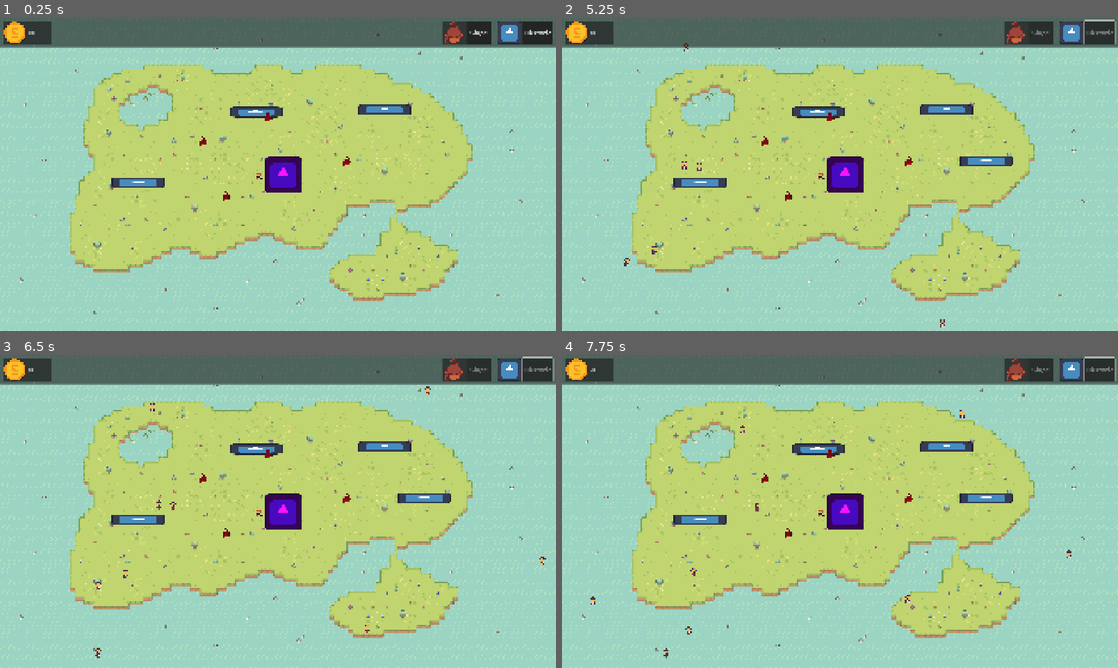
Above: before the commit, frames 1-4 (two rows, left to right).
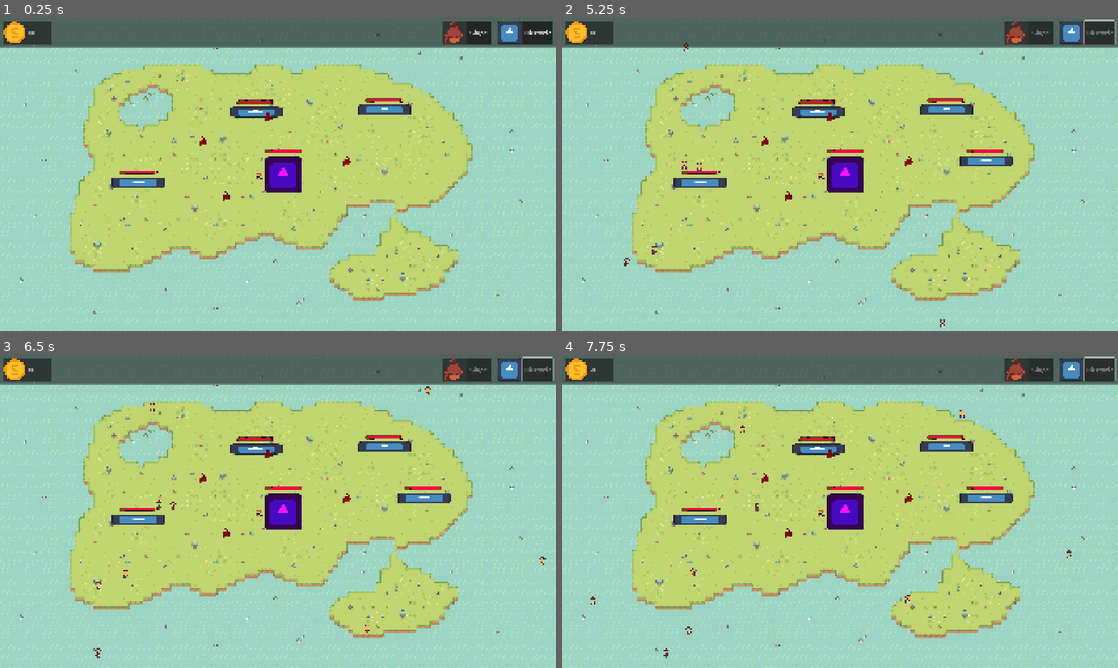
Above: after the commit, the same moments.

Repository: CreaJeu/PirateTowerDefense
Game: Godot game, scene res://scenes/main.tscn
Same seed, same stepped clock (60 frames per second), same inputs: the game is played once before the commit and once after it. The engine's default icon, where the game draws it, is replaced by a stand-in: a white triangle on a blue panel in a dark square.
Inputs (mouse positions are in pixels of both pictures, inside the frame that each line leads up to):
- Up to frame 1 (0.25 s): no input
- Up to frame 2 (5.25 s): click "Singe" at 0.5 s; click "Obstacle" at 1.25 s; click "Singe" at 2 s; click "Obstacle" at 2.75 s; click "Singe" at 3.5 s; click "Obstacle" at 4.25 s; move the mouse to (962, 158) at 5.02 s; click (962, 158) at 5.1 s
- Up to frame 3 (6.5 s): move the mouse to (166, 527) at 5.77 s; click (166, 527) at 5.85 s
- Up to frame 4 (7.75 s): move the mouse to (895, 442) at 6.52 s; click (895, 442) at 6.6 s; move the mouse to (812, 574) at 7.27 s; click (812, 574) at 7.35 s

The runs differ from the first frame. In frame 1, 0.3% of the frame differs, in the area x 21-73%, y 25-50%; in frame 2, 0.4%, in the area x 21-80%, y 25-50%; in frame 3, 0.4%; in frame 4, 0.4%.

Commit message:
add healthbars

Diff:
--- /dev/null
+++ b/scenes/base.tscn
@@ -0,0 +1,24 @@
+[gd_scene load_steps=5 format=3 uid="uid://cuy0rosgbajo6"]
+
+[ext_resource type="Script" uid="uid://bu1oidasd6666" path="res://scripts/base.gd" id="1_baglu"]
+[ext_resource type="Texture2D" uid="uid://cn3wnfphg1psv" path="res://icon.svg" id="2_t45w4"]
+[ext_resource type="PackedScene" uid="uid://curylix2vk8n3" path="res://scenes/health_bar.tscn" id="3_t45w4"]
+
+[sub_resource type="CircleShape2D" id="CircleShape2D_7mycd"]
+radius = 67.2681
+
+[node name="Base" type="Area2D" groups=["Base"]]
+script = ExtResource("1_baglu")
+
+[node name="Sprite2D" type="Sprite2D" parent="."]
+modulate = Color(1, 0.0745098, 1, 1)
+texture = ExtResource("2_t45w4")
+
+[node name="CollisionShape2D" type="CollisionShape2D" parent="."]
+shape = SubResource("CircleShape2D_7mycd")
+
+[node name="HealthBar" parent="." instance=ExtResource("3_t45w4")]
+offset_left = -65.0
+offset_top = -89.0
+offset_right = -65.0
+offset_bottom = -89.0
--- /dev/null
+++ b/scenes/health_bar.tscn
@@ -0,0 +1,24 @@
+[gd_scene load_steps=4 format=3 uid="uid://curylix2vk8n3"]
+
+[ext_resource type="Script" uid="uid://bxn2ddw8aesih" path="res://scripts/health_bar.gd" id="1_6opq1"]
+[ext_resource type="Texture2D" uid="uid://dfpre3krnwisl" path="res://assets/UI/healthBarBackground.png" id="1_y3kqx"]
+[ext_resource type="Texture2D" uid="uid://cwpampbutyajg" path="res://assets/UI/healthFilled.png" id="2_6opq1"]
+
+[node name="HealthBar" type="Control"]
+layout_mode = 3
+anchors_preset = 15
+anchor_right = 1.0
+anchor_bottom = 1.0
+grow_horizontal = 2
+grow_vertical = 2
+script = ExtResource("1_6opq1")
+
+[node name="TextureProgressBar" type="TextureProgressBar" parent="."]
+layout_mode = 0
+offset_right = 135.0
+offset_bottom = 15.0
+value = 100.0
+rounded = true
+nine_patch_stretch = true
+texture_over = ExtResource("1_y3kqx")
+texture_progress = ExtResource("2_6opq1")
--- a/scenes/main.tscn
+++ b/scenes/main.tscn
@@ -1,12 +1,11 @@
-[gd_scene load_steps=21 format=4 uid="uid://cik8hijr55rcl"]
-
-[ext_resource type="Texture2D" uid="uid://cn3wnfphg1psv" path="res://icon.svg" id="1_0xm2m"]
+[gd_scene load_steps=19 format=4 uid="uid://cik8hijr55rcl"]
+
 [ext_resource type="PackedScene" path="res://scenes/water.tscn" id="1_85g3d"]
-[ext_resource type="Texture2D" uid="uid://dpfqlomfq3bxi" path="res://assets/sprites/texture_atlas.png" id="1_eb6dy"]
+[ext_resource type="Texture2D" uid="uid://dpfqlomfq3bxi" path="res://assets/UI/texture_atlas.png" id="1_eb6dy"]
 [ext_resource type="PackedScene" uid="uid://d1dbwwgbehimg" path="res://scenes/ground.tscn" id="2_choun"]
 [ext_resource type="Script" uid="uid://diwdj5ea861ug" path="res://scripts/enemy_spawner.gd" id="2_h2yge"]
-[ext_resource type="Script" uid="uid://bu1oidasd6666" path="res://scripts/base.gd" id="2_lquwl"]
 [ext_resource type="PackedScene" uid="uid://dpxm4hhhbj3ab" path="res://scenes/enemy.tscn" id="3_1bvp3"]
+[ext_resource type="PackedScene" uid="uid://cuy0rosgbajo6" path="res://scenes/base.tscn" id="4_a8y0u"]
 [ext_resource type="PackedScene" uid="uid://bl5du0khkvx0c" path="res://scenes/obstacle.tscn" id="4_lquwl"]
 [ext_resource type="PackedScene" uid="uid://c0kwqqja08e8o" path="res://scenes/turret.tscn" id="8_tipki"]
 [ext_resource type="Script" uid="uid://duasns07cbm8j" path="res://scripts/game_over_menu.gd" id="9_85g3d"]
@@ -65,9 +64,6 @@
 polygons = Array[PackedInt32Array]([PackedInt32Array(0, 1, 2, 3)])
 outlines = Array[PackedVector2Array]([PackedVector2Array(58.5026, 48.8816, 1093.69, 48.8816, 1092.48, 604.746, 66.3175, 591.932)])
 
-[sub_resource type="CircleShape2D" id="CircleShape2D_7mycd"]
-radius = 67.2681
-
 [sub_resource type="SpriteFrames" id="SpriteFrames_jkv2x"]
 animations = [{
 "frames": [{
@@ -101,17 +97,8 @@
 scale = Vector2(1.66347, 1.63889)
 navigation_polygon = SubResource("NavigationPolygon_1bvp3")
 
-[node name="Base" type="Area2D" parent="." groups=["Base"]]
+[node name="Base" parent="." instance=ExtResource("4_a8y0u")]
 position = Vector2(978, 542)
-script = ExtResource("2_lquwl")
-metadata/_edit_group_ = true
-
-[node name="Sprite2D" type="Sprite2D" parent="Base"]
-modulate = Color(1, 0.0745098, 1, 1)
-texture = ExtResource("1_0xm2m")
-
-[node name="CollisionShape2D" type="CollisionShape2D" parent="Base"]
-shape = SubResource("CircleShape2D_7mycd")
 
 [node name="EnemySpawner" type="Node2D" parent="."]
 script = ExtResource("2_h2yge")
--- a/scenes/obstacle.tscn
+++ b/scenes/obstacle.tscn
@@ -1,7 +1,8 @@
-[gd_scene load_steps=5 format=3 uid="uid://bl5du0khkvx0c"]
+[gd_scene load_steps=6 format=3 uid="uid://bl5du0khkvx0c"]
 
 [ext_resource type="Script" uid="uid://idrk60cu26ny" path="res://scripts/obstacle.gd" id="1_drdry"]
 [ext_resource type="Texture2D" uid="uid://cn3wnfphg1psv" path="res://icon.svg" id="1_sl1jc"]
+[ext_resource type="PackedScene" uid="uid://curylix2vk8n3" path="res://scenes/health_bar.tscn" id="3_cjuko"]
 
 [sub_resource type="RectangleShape2D" id="RectangleShape2D_aubd6"]
 size = Vector2(183, 33)
@@ -28,3 +29,15 @@
 [node name="CollisionShape2D" type="CollisionShape2D" parent="ConstructionRestriction"]
 position = Vector2(82, 6.5)
 shape = SubResource("RectangleShape2D_drdry")
+
+[node name="HealthBar" parent="." instance=ExtResource("3_cjuko")]
+anchors_preset = 8
+anchor_left = 0.5
+anchor_top = 0.5
+anchor_right = 0.5
+anchor_bottom = 0.5
+offset_left = 14.0
+offset_top = -35.0
+offset_right = 14.0
+offset_bottom = -35.0
+size_flags_horizontal = 4
--- a/scripts/base.gd
+++ b/scripts/base.gd
@@ -8,6 +8,7 @@
 	health = max_health
 	Signals.base_take_damage.connect(take_damage)
 	connect("body_entered", self._on_body_entered)
+	$HealthBar.setup(max_health)
 
 func _on_body_entered(body):
 	if body.is_in_group("enemies"):
@@ -17,6 +18,7 @@
 func take_damage(amount: int):
 	health -= amount
 	print("Base HP:", health)
+	$HealthBar.lose_health(amount)
 	if health <= 0:
 		on_base_destroyed()
 
--- /dev/null
+++ b/scripts/health_bar.gd
@@ -0,0 +1,8 @@
+class_name HealthBar
+extends Control
+
+func setup(max_heath: int) -> void:
+	$TextureProgressBar.max_value = max_heath
+
+func lose_health(amount: int) -> void:
+	$TextureProgressBar.value -= amount
--- a/scripts/obstacle.gd
+++ b/scripts/obstacle.gd
@@ -8,13 +8,14 @@
 	health = max_health
 	$ConstructionRestriction.add_to_group("obstacles")
 	add_to_group("build_blocker")
+	$HealthBar.setup(max_health)
 
 func get_overlapping_bodies():
 	return $ConstructionRestriction.get_overlapping_bodies()
 
 func take_damage(amount: int):
 	health -= amount
-	print("Obstacle HP:", health)
+	$HealthBar.lose_health(amount)
 	if health <= 0:
 		on_destroyed()
 
Binary file added: assets/UI/healthBarBackground.png
Not shown, added: assets/UI/healthBarBackground.png.import
Binary file added: assets/UI/healthFilled.png
Not shown, changed: assets/UI/healthFilled.png.import
Renamed: assets/sprites/texture_atlas.png -> assets/UI/texture_atlas.png
Not shown, added: assets/UI/texture_atlas.png.import
Not shown, added: scripts/health_bar.gd.uid
Not shown, added: assets/UI/healthBarBackground.png-autosave.kra
Not shown, removed: assets/UI/place_holder
